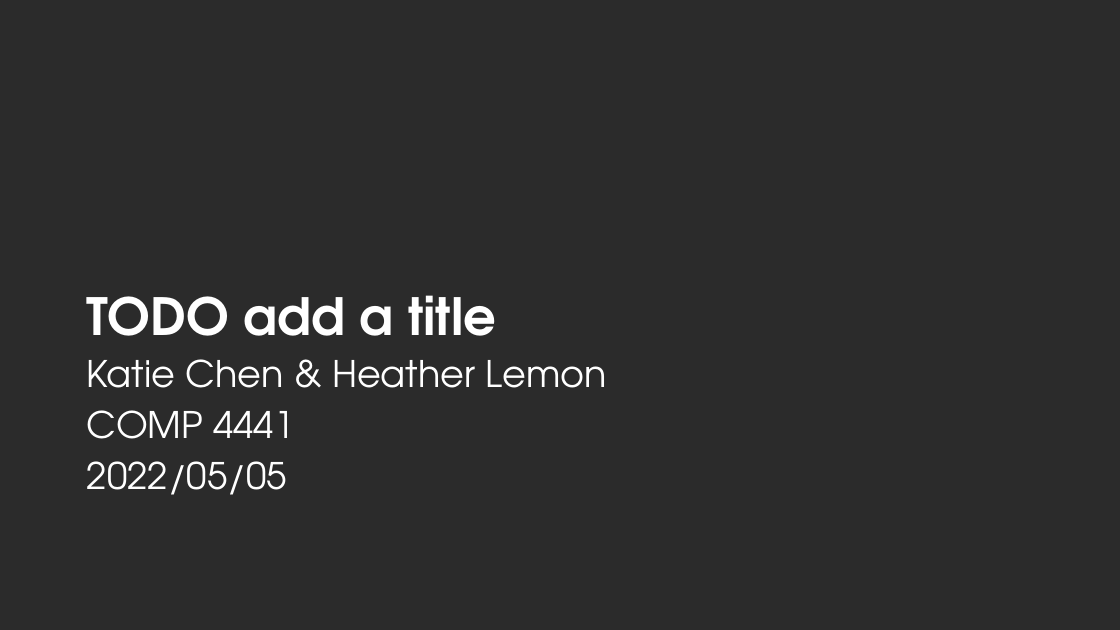
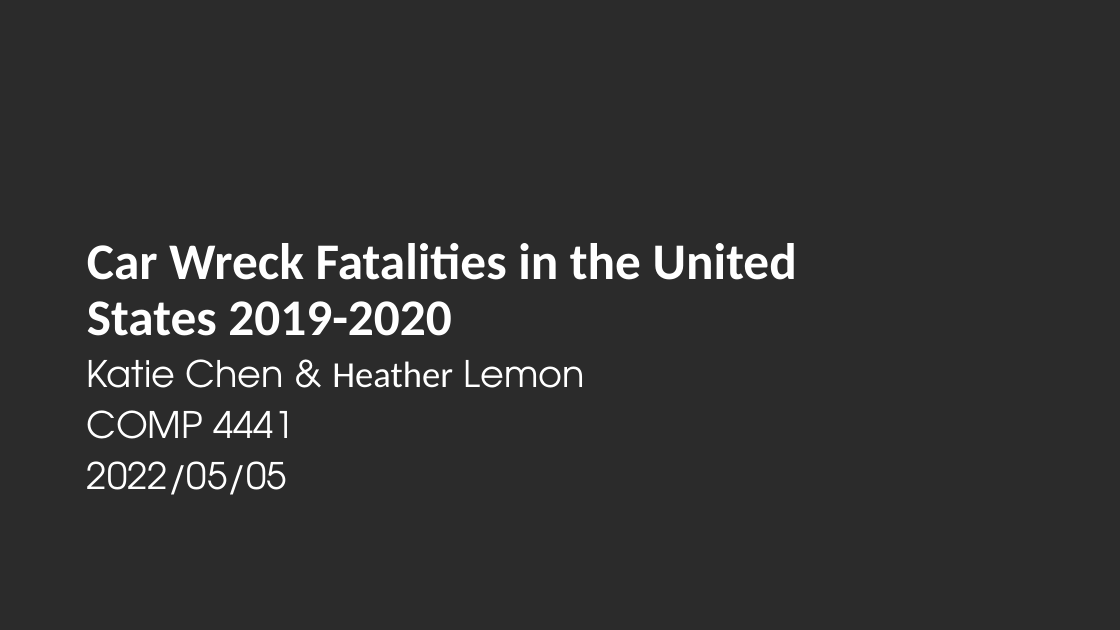
Before and after one commit to hypothetical-lemon/COMP4441, a slide deck: slide 1 of COMP4441_final_project.pptx. Drawn at 1120x630 pixels with LibreOffice and Linux fonts; fonts in the diff are those of the drawing; background and template pictures are left out; a plain dark background stands for a picture behind light text. Boxes give left, top, right and bottom in pixels: in the first picture for what was removed or moved away, otherwise in the second. Text is boxed around its words. In the diff, an @@ line names an element or a change of style, - is before the commit and + after.

Commit message:
update ppt, pds

```diff
--- a/COMP4441_final_project.pptx
+++ b/COMP4441_final_project.pptx
@@ title at bbox=[87, 243, 797, 336]: text changed; font TeX Gyre Adventor to Calibri @@
-TODO add a title
+Car Wreck Fatalities in the United States 2019-2020
@@ text at bbox=[87, 359, 584, 388]: font TeX Gyre Adventor to Calibri in "Heather" @@
```
Also in this commit, not shown: 3 slides added, 6 slides removed, 1 other file.
